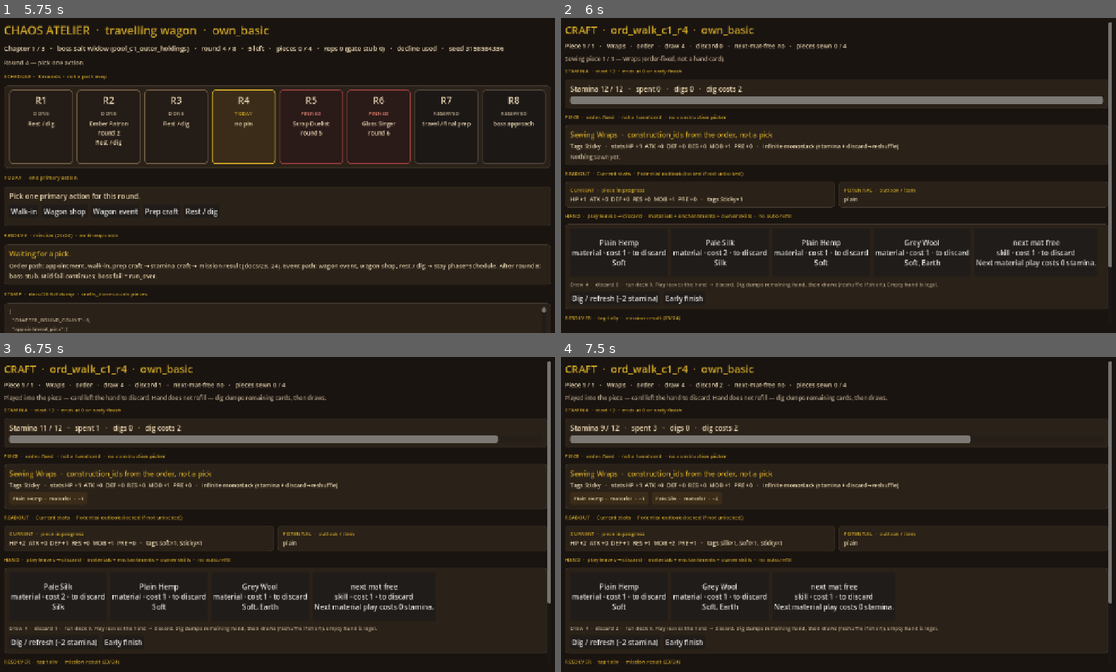
Above: before the commit, frames 1-4 (two rows, left to right).
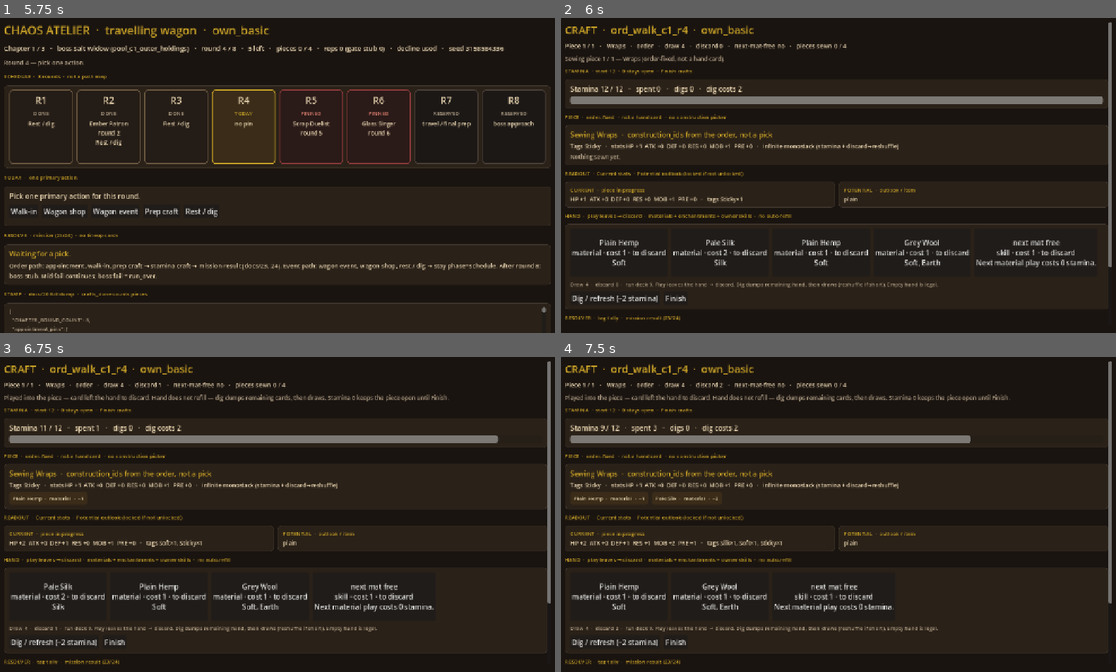
Above: after the commit, the same moments.

Repository: jc-renaisssance/chaos-atelier
Game: Godot game, scene res://src/ui/schedule/schedule_board.tscn
Same seed, same stepped clock (60 frames per second), same inputs: the game is played once before the commit and once after it.
Inputs:
- Up to frame 1 (5.75 s): click "Open the schedule" at 0.5 s; click "Rest / dig" at 1.25 s; click "Continue" at 2 s; click "Rest / dig" at 2.75 s; click "Continue" at 3.5 s; click "Rest / dig" at 4.25 s; click "Continue" at 5 s
- Up to frame 2 (6 s): click "Walk-in" at 5.75 s
- Up to frame 3 (6.75 s): click "Plain Hemp material · cost 1 …" at 6.5 s
- Up to frame 4 (7.5 s): click "Pale Silk material · cost 2 ·…" at 7.25 s

Frame 1 is identical in both runs. In frame 2, 0.2% of the frame differs, in the area x 11-26%, y 16-91%; in frame 3, 0.4%, in the area x 11-81%, y 11-93%; in frame 4, 0.4%.

Commit message:
feat(craft): Finish-only — reverse stamina_0 auto-finish
Stamina hitting 0 no longer crafts or ends the piece. Cards stay in the
StS piles. Only the Finish button runs the resolver with
finish_reason: player_finish (docs/20 assert 14 after Design #21).

Co-authored-by: jc-renaisssance <jc-renaisssance@users.noreply.github.com>

Diff:
--- a/src/autoload/atelier_session.gd
+++ b/src/autoload/atelier_session.gd
@@ -236,12 +236,14 @@
 		return false
 	next_mat_free = bool(out.get("next_mat_free", false))
 	last_stamp = _make_craft_stamp()
+	## Stamina 0 does not finish. Only Finish (finish_early) crafts.
 	if craft_session.is_finished():
 		_resolve_current_piece()
 	else:
 		last_note = (
 			"Played into the piece — card left the hand to discard. "
-			+ "Hand does not refill — dig dumps remaining cards, then draws."
+			+ "Hand does not refill — dig dumps remaining cards, then draws. "
+			+ "Stamina 0 keeps the piece open until Finish."
 		)
 		craft_changed.emit()
 	return true
@@ -254,11 +256,12 @@
 	if not bool(out.get("ok", false)):
 		return false
 	last_stamp = _make_craft_stamp()
+	## Stamina 0 does not finish. Only Finish (finish_early) crafts.
 	if craft_session.is_finished():
 		_resolve_current_piece()
 	else:
 		last_note = (
-			"Dug (−%d). Remaining hand to discard; drew a new hand (reshuffle if draw was short)."
+			"Dug (−%d). Remaining hand to discard; drew a new hand (reshuffle if draw was short). Stamina 0 keeps the piece open until Finish."
 			% GameConstants.DIG_REFRESH_COST
 		)
 		craft_changed.emit()
@@ -266,6 +269,7 @@
 
 
 func finish_early() -> bool:
+	## Explicit Finish — the only Phase-1 legal craft end (player_finish).
 	if not craft_open or craft_session == null or awaiting_next_piece or order_craft_done:
 		return false
 	if not CraftRules.early_finish(craft_session):
--- a/src/craft/craft_rules.gd
+++ b/src/craft/craft_rules.gd
@@ -6,6 +6,8 @@
 ## Cards stay in the run deck via reshuffle — not in hand after play.
 ## Consumable (Later / not in the stamp type enum) burns instead of discarding.
 ## No auto-refill. Construction is not a card.
+## Stamina 0 ≠ finish (docs/20 assert 14): play / dig never auto-craft.
+## Only Finish (player click) ends the piece — finish_reason: player_finish.
 
 static func opening_draw(
 	session: CraftStaminaSession,
@@ -86,7 +88,6 @@
 		flag = false
 	elif card.type == GameEnums.HandCardType.SKILL and card.id == "sk_next_mat_free":
 		flag = true
-	_maybe_stamina_zero(session)
 	return {"ok": true, "next_mat_free": flag, "played": played, "burned": burned}
 
 
@@ -105,7 +106,6 @@
 	_spend(session, session.dig_refresh_cost)
 	session.dig_count += 1
 	draw_up_to_hand(session, rng)
-	_maybe_stamina_zero(session)
 	return {"ok": true, "dig_count": session.dig_count}
 
 
@@ -135,26 +135,18 @@
 
 
 static func early_finish(session: CraftStaminaSession) -> bool:
+	## Finish button — the only Phase-1 legal end (docs/20 assert 14).
+	## stamina_remaining == 0 does not change this path.
 	if session == null or session.is_finished():
 		return false
-	if session.stamina_remaining == 0:
-		session.finish_reason = GameEnums.FinishReason.STAMINA_0
-		session.early_finish = false
-		return true
 	session.early_finish = true
-	session.finish_reason = GameEnums.FinishReason.EARLY_FINISH
+	session.finish_reason = GameEnums.FinishReason.PLAYER_FINISH
 	return true
 
 
 static func _spend(session: CraftStaminaSession, amount: int) -> void:
 	session.stamina_remaining = maxi(0, session.stamina_remaining - amount)
 	session.stamina_spent += amount
-
-
-static func _maybe_stamina_zero(session: CraftStaminaSession) -> void:
-	if session.stamina_remaining == 0 and session.finish_reason == GameEnums.FinishReason.NONE:
-		session.early_finish = false
-		session.finish_reason = GameEnums.FinishReason.STAMINA_0
 
 
 static func _shuffle_pile(cards: Array[HandCard], rng: RandomNumberGenerator) -> void:
--- a/src/data/craft/craft_stamina_session.gd
+++ b/src/data/craft/craft_stamina_session.gd
@@ -1,6 +1,7 @@
 class_name CraftStaminaSession
 extends Resource
 ## One piece's stamina session. Multi-piece orders open N of these (docs/27 / docs/20).
+## Stamina 0 is state, not a finish. Only Finish sets finish_reason: player_finish.
 
 @export var order_id: String = ""
 @export var construction_ids: PackedStringArray = PackedStringArray() ## order-fixed
@@ -112,13 +113,13 @@
 		errs.append_array(card.schema_errors())
 	for card in cards_played:
 		errs.append_array(card.schema_errors())
-	var stamina_zero := stamina_remaining == 0
-	if early_finish and stamina_zero:
-		errs.append("finish cannot be both early_finish and stamina_0")
-	if finish_reason == GameEnums.FinishReason.STAMINA_0 and not stamina_zero:
-		errs.append("finish_reason stamina_0 but stamina_remaining != 0")
-	if finish_reason == GameEnums.FinishReason.EARLY_FINISH and not early_finish:
-		errs.append("finish_reason early_finish but early_finish is false")
-	if finish_reason == GameEnums.FinishReason.EARLY_FINISH and stamina_zero:
-		errs.append("early_finish must not also be stamina_0")
+	## Stamina 0 is session state, not a craft-end. Piece may stay open.
+	if finish_reason == GameEnums.FinishReason.STAMINA_0:
+		errs.append("finish_reason stamina_0 is superseded — only player_finish crafts")
+	if finish_reason == GameEnums.FinishReason.EARLY_FINISH:
+		errs.append("finish_reason early_finish is superseded — use player_finish")
+	if finish_reason == GameEnums.FinishReason.PLAYER_FINISH and not early_finish:
+		errs.append("player_finish must agree with early_finish (Finish click)")
+	if early_finish and finish_reason != GameEnums.FinishReason.PLAYER_FINISH:
+		errs.append("early_finish must agree with player_finish")
 	return errs
--- a/src/data/game_enums.gd
+++ b/src/data/game_enums.gd
@@ -37,8 +37,9 @@
 
 enum FinishReason {
 	NONE,
-	STAMINA_0,
-	EARLY_FINISH,
+	STAMINA_0, ## superseded as craft-end — state flag only, not auto-craft
+	EARLY_FINISH, ## superseded as a distinct path — Finish is player_finish
+	PLAYER_FINISH,
 }
 
 enum CraftRarity {
@@ -112,6 +113,7 @@
 const FINISH_REASON_WIRE := {
 	FinishReason.STAMINA_0: "stamina_0",
 	FinishReason.EARLY_FINISH: "early_finish",
+	FinishReason.PLAYER_FINISH: "player_finish",
 }
 
 const CRAFT_RARITY_WIRE := {
--- a/src/ui/craft/craft_table.gd
+++ b/src/ui/craft/craft_table.gd
@@ -74,7 +74,7 @@
 	_note.autowrap_mode = TextServer.AUTOWRAP_WORD_SMART
 	root.add_child(_note)
 
-	root.add_child(_caption("STAMINA  ·  start 12  ·  ends at 0 or early finish"))
+	root.add_child(_caption("STAMINA  ·  start 12  ·  0 stays open  ·  Finish crafts"))
 	var stam_panel := _panel()
 	root.add_child(stam_panel)
 	var stam_box := VBoxContainer.new()
@@ -149,7 +149,7 @@
 	hand_box.add_child(btns)
 	_dig_btn = _btn("Dig / refresh (−2 stamina)", _on_dig)
 	btns.add_child(_dig_btn)
-	_finish_btn = _btn("Early finish", _on_finish)
+	_finish_btn = _btn("Finish", _on_finish)
 	btns.add_child(_finish_btn)
 	_continue_btn = _btn("Continue", _on_continue)
 	btns.add_child(_continue_btn)
@@ -157,7 +157,7 @@
 	root.add_child(_caption("RESOLVER  ·  tag tally  ·  mission result (23/24)"))
 	var res := _panel()
 	root.add_child(res)
-	_result = _label("Play cards into the piece, or finish empty.", 13, INK)
+	_result = _label("Play cards into the piece. Only Finish crafts — stamina 0 stays open.", 13, INK)
 	_result.autowrap_mode = TextServer.AUTOWRAP_WORD_SMART
 	res.add_child(_result)
 
@@ -303,7 +303,7 @@
 	for child in _hand.get_children():
 		child.queue_free()
 	if session.hand.is_empty():
-		_hand.add_child(_label("Hand empty — dig (2 stamina) or early finish.", 14, MUTED))
+		_hand.add_child(_label("Hand empty — dig (2 stamina) or Finish.", 14, MUTED))
 		return
 	var locked := session.is_finished() or AtelierSession.awaiting_next_piece or AtelierSession.order_craft_done
 	for i in range(session.hand.size()):
Not shown, changed: tools/verify_stamina_craft.py
